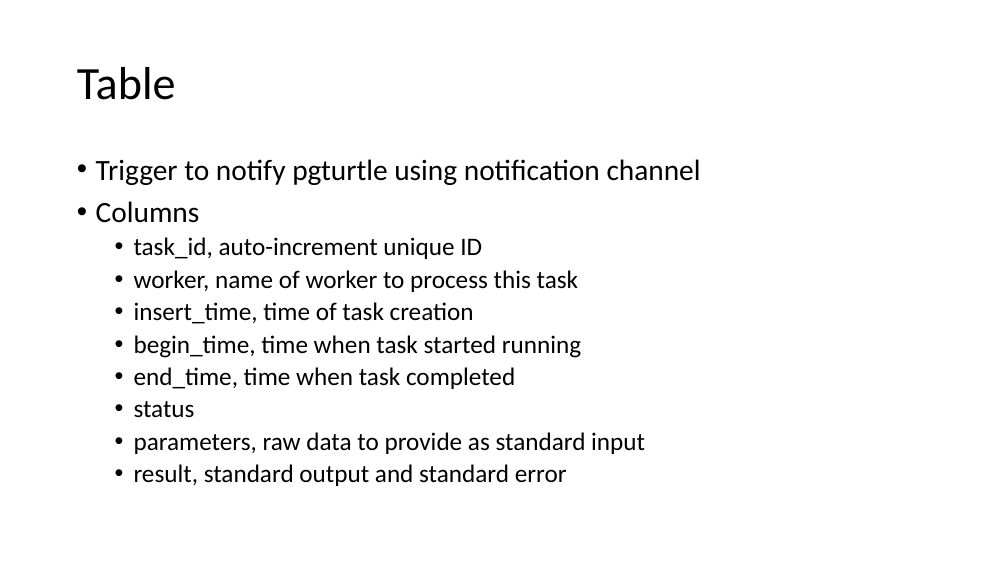
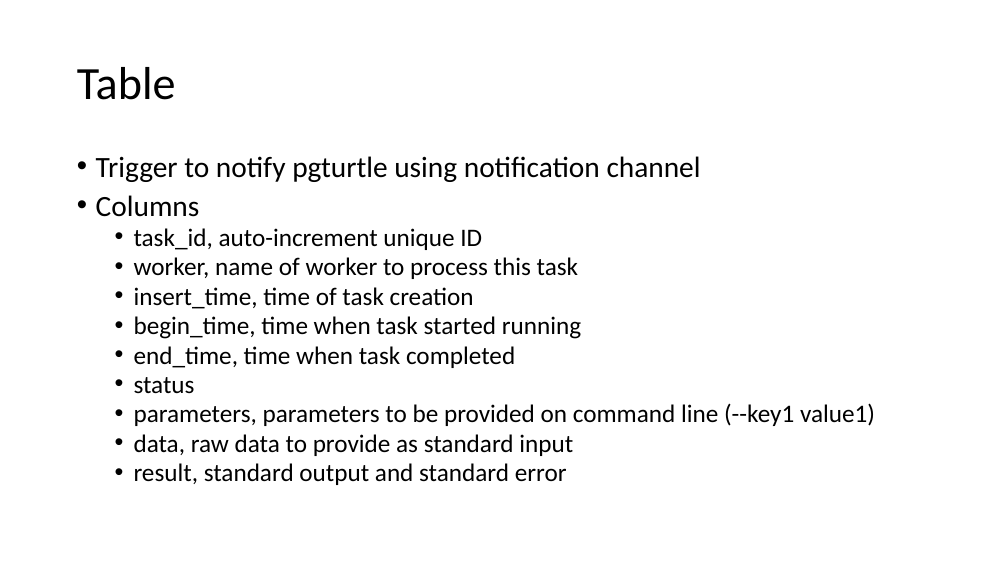
Before and after one commit to debackerl/pgturtle, a slide deck: slide 4 of pgturtle.pptx. Drawn at 1008x567 pixels with LibreOffice and Linux fonts; fonts in the diff are those of the drawing. Boxes give left, top, right and bottom in pixels: in the first picture for what was removed or moved away, otherwise in the second. Text is boxed around its words. In the diff, an @@ line names an element or a change of style, - is before the commit and + after.

```diff
--- a/pgturtle.pptx
+++ b/pgturtle.pptx
@@ text at bbox=[96, 156, 701, 485]: line spacing 0.9 to 0.8 @@
@@ text at bbox=[134, 403, 875, 456]: text changed @@
-  • parameters, raw data to provide as standard input
+  • parameters, parameters to be provided on command line (--key1 value1)
+  • data, raw data to provide as standard input
```
Also in this commit, not shown: 1 other slide changed, 2 other files.
